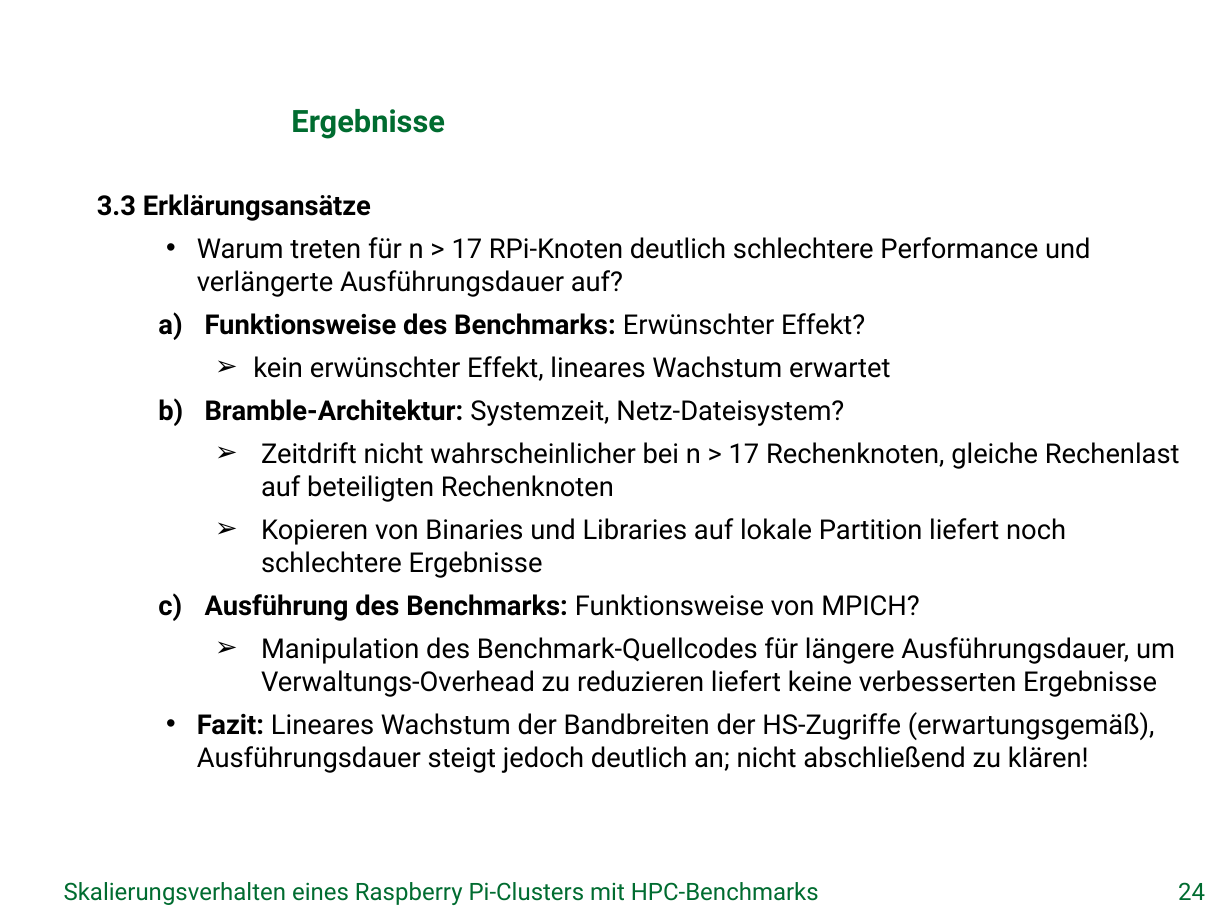
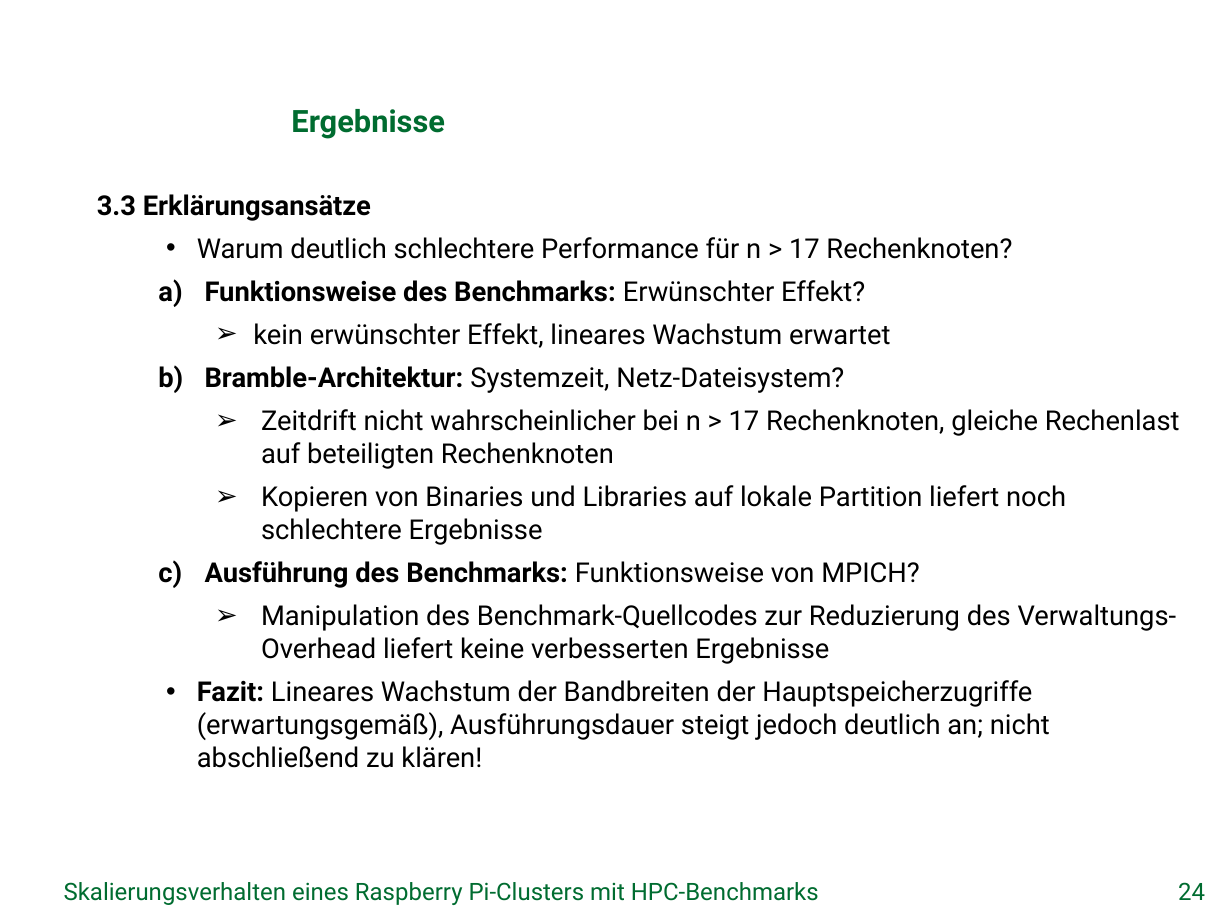
Before and after one commit to missgreenwood/bachelor-arbeit, a slide deck: slide 24 of Disputation/grei14.pptx. Drawn at 1232x924 pixels with LibreOffice and Linux fonts; fonts in the diff are those of the drawing; background and template pictures are left out. Boxes give left, top, right and bottom in pixels: in the first picture for what was removed or moved away, otherwise in the second. Text is boxed around its words. In the diff, an @@ line names an element or a change of style, - is before the commit and + after.

```diff
--- a/Disputation/grei14.pptx
+++ b/Disputation/grei14.pptx
@@ text at bbox=[197, 237, 1012, 259]: text changed @@
-    • Warum treten für n > 17 RPi-Knoten deutlich schlechtere Performance und verlängerte Ausführungsdauer auf?
+    • Warum deutlich schlechtere Performance für n > 17 Rechenknoten?
@@ text at bbox=[197, 604, 1177, 768]: text changed @@
-      ➢ Manipulation des Benchmark-Quellcodes für längere Ausführungsdauer, um Verwaltungs-Overhead zu reduzieren liefert keine verbesserten Ergebnisse
-    • Fazit: Lineares Wachstum der Bandbreiten der HS-Zugriffe (erwartungsgemäß), Ausführungsdauer steigt jedoch deutlich an; nicht abschließend zu klären!
+      ➢ Manipulation des Benchmark-Quellcodes zur Reduzierung des Verwaltungs-Overhead liefert keine verbesserten Ergebnisse
+    • Fazit: Lineares Wachstum der Bandbreiten der Hauptspeicherzugriffe (erwartungsgemäß), Ausführungsdauer steigt jedoch deutlich an; nicht abschließend zu klären!
```
Also in this commit, not shown: 5 other slides changed, 1 other file.
